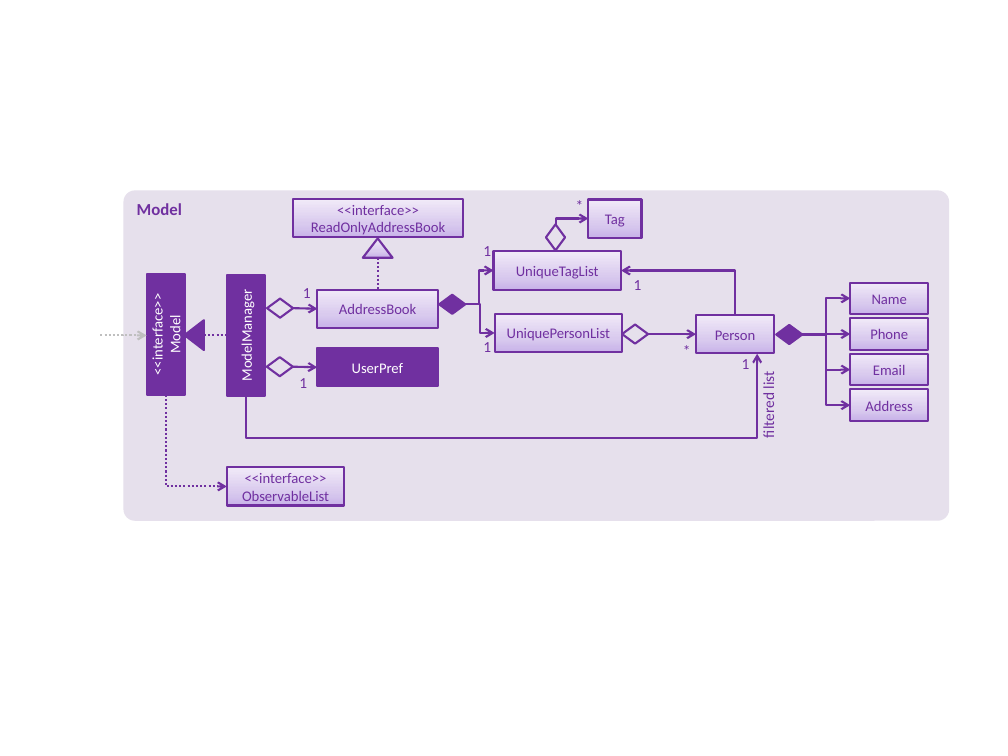
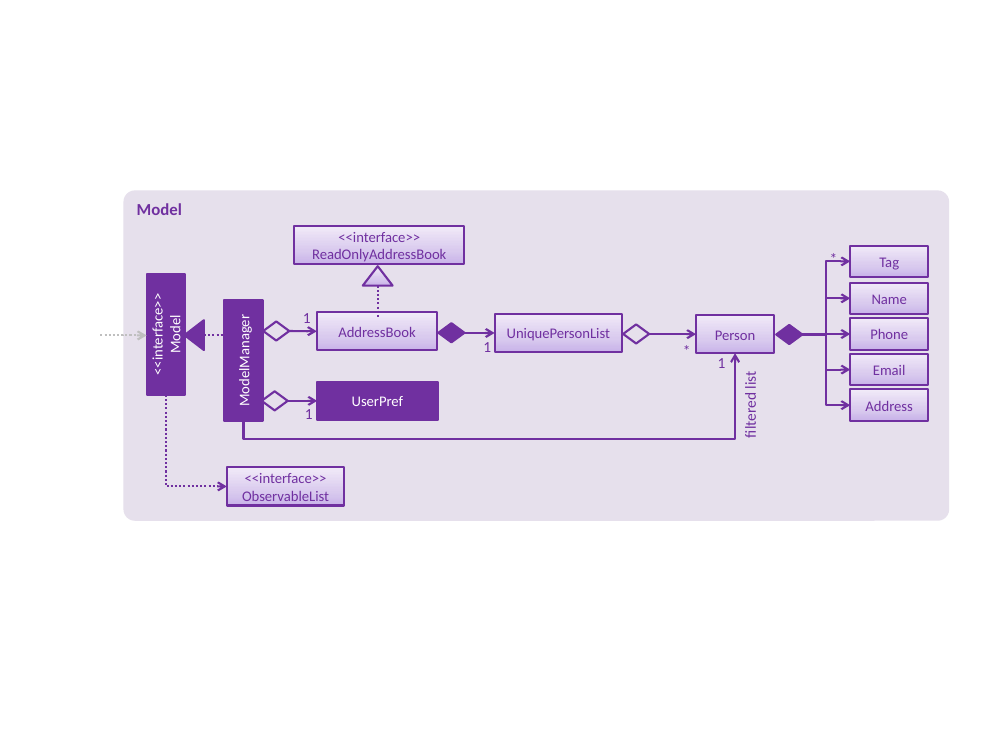
Before and after one commit to nus-cs2103-AY2425S1/tp, a slide deck: slide 1 of docs/diagrams/ModelComponentClassDiagram.pptx. Drawn at 1008x756 pixels with LibreOffice and Linux fonts; fonts in the diff are those of the drawing. Boxes give left, top, right and bottom in pixels: in the first picture for what was removed or moved away, otherwise in the second. Text is boxed around its words. In the diff, an @@ line names an element or a change of style, - is before the commit and + after.

Commit message:
Developer guide: update model component section
AddressBook previously had a UniqueTagList linked to it, which was
reflected in the model component diagram.

Since AddressBook does not use a master tag list anymore, the model
component diagram is not consistent with the program.

Let's update the model component section in the developer guide.

```diff
--- a/docs/diagrams/ModelComponentClassDiagram.pptx
+++ b/docs/diagrams/ModelComponentClassDiagram.pptx
@@ diamond removed at <box>546,224,565,250</box> @@
@@ elbow arrow removed from (555, 225) to (589, 219) @@
@@ 3 rectangles, 1 text, 1 elbow line, 1 triangle: place and size @@
-3 rectangles, 1 text, 1 elbow line, 1 triangle at <box>227,200,463,396</box>
+3 rectangles, 1 text, 1 elbow line, 1 triangle at <box>225,226,464,421</box>
@@ text removed at <box>483,246,491,256</box> @@
-1
@@ rectangle removed at <box>494,251,622,289</box> @@
-UniqueTagList
@@ elbow arrow moved from (735, 316) - (621, 270) to (802, 335) - (850, 261) @@
@@ text "*": place and size @@
-text "*" at <box>570,197,591,217</box>
+text "*" at <box>824,249,845,269</box>
@@ rectangle "Tag": place and size @@
-rectangle "Tag" at <box>589,200,642,238</box>
+rectangle "Tag" at <box>850,246,927,277</box>
@@ elbow arrow removed from (466, 304) to (494, 270) @@
@@ text removed at <box>634,280,642,290</box> @@
-1
@@ diamond: place and size @@
-diamond at <box>267,298,293,318</box>
+diamond at <box>263,322,289,341</box>
@@ diamond: place and size @@
-diamond at <box>439,294,466,313</box>
+diamond at <box>438,324,465,343</box>
@@ elbow arrow moved from (246, 395) - (757, 354) to (244, 421) - (735, 353) @@
@@ arrow moved from (293, 308) - (318, 308) to (289, 331) - (317, 332) @@
@@ elbow arrow moved from (466, 304) - (495, 333) to (465, 333) - (495, 333) @@
@@ text "1": place and size @@
-text "1" at <box>742,359,750,369</box>
+text "1" at <box>718,358,726,368</box>
@@ rectangle "UserPref": place and size @@
-rectangle "UserPref" at <box>318,348,438,386</box>
+rectangle "UserPref" at <box>318,382,438,420</box>
@@ text "filtered list": place and size @@
-text "filtered list" at <box>759,372,778,437</box>
+text "filtered list" at <box>741,372,760,437</box>
@@ diamond: place and size @@
-diamond at <box>267,357,293,376</box>
+diamond at <box>262,391,288,410</box>
@@ arrow moved from (293, 367) - (318, 367) to (287, 401) - (318, 401) @@
@@ text "1": place and size @@
-text "1" at <box>299,378,307,388</box>
+text "1" at <box>305,409,313,419</box>
```
Also in this commit, not shown: 4 other files.
